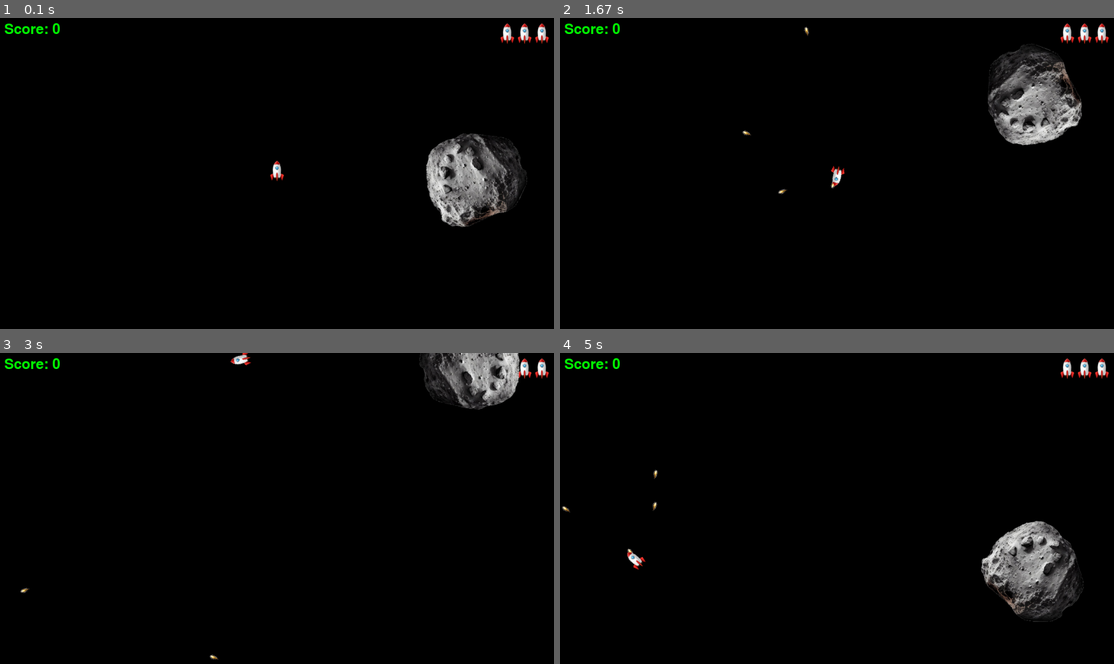
Above: before the commit, frames 1-4 (two rows, left to right).
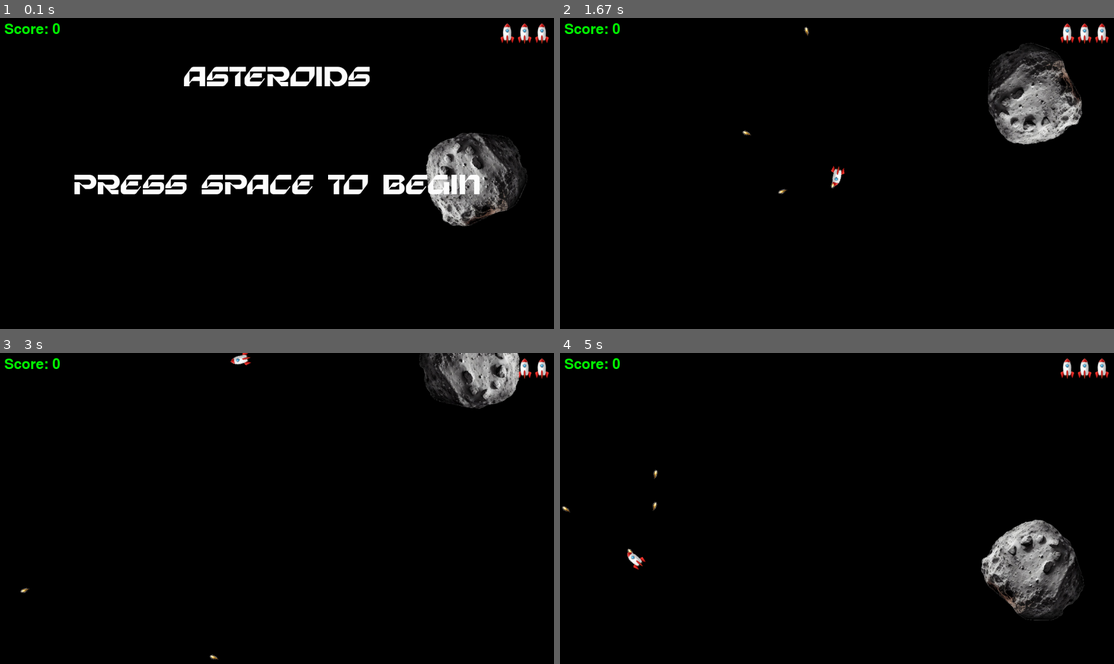
Above: after the commit, the same moments.

Repository: jpickup/PtyhonGameDev
Game: pygame game, started from asteroids/asteroids.py
The game is run twice, just before and just after one commit, with the same random seed, the same clock (stepped at 60 frames per second) and the same inputs.
Inputs:
- Up to frame 1 (0.1 s): no input
- Up to frame 2 (1.67 s): tap Space at 0.33, 0.73, 1.03, 1.3, 1.6 s; hold Left 0.67-1.2 s; hold Left 1.23-1.63 s
- Up to frame 3 (3 s): hold Up 1.67-2.03 s; tap Space at 1.73, 2.13, 2.43, 2.8 s; hold Right 2.07-2.7 s; hold Left from 2.73 s (still down)
- Up to frame 4 (5 s): tap Space at 3.1, 3.3, 3.6, 3.8, 4.13, 4.43, 4.63, 4.93 s; release Left at 3.2 s; hold Right 3.23-3.7 s; hold Up 3.73-4.03 s; hold Right 4.07-4.53 s; hold Left from 4.57 s (still down)

The runs differ from the first frame. In frame 1, 5.0% of the frame differs, in the area x 13-96%, y 15-68%; in frame 2, 1.2%; in frame 3, 0.6%; in frame 4, 1.3%.

Commit message:
alex's version

Diff:
--- /dev/null
+++ b/asteroids/alien.py
@@ -0,0 +1,78 @@
+import pygame, math, image_utils, random
+from alien_bullet import AlienBullet
+
+BULLET_VELOCITY = 5
+
+ufo_image = pygame.image.load("asteroids/assets/UFO.png")
+blank_image = pygame.image.load("asteroids/assets/blank.png")
+
+class Alien(pygame.sprite.Sprite):
+    def __init__(self):
+        super().__init__()
+        self.hit_sound = pygame.mixer.Sound("asteroids/assets/UFO_explosion.mp3")
+        self.hit_sound.set_volume(1)
+        self.visible = False
+        self.screen_width, self.screen_height = pygame.display.Info().current_w, pygame.display.Info().current_h
+        self.velocity = [0, 0]
+        self.pos = [0, 0]
+        self.tick = 0
+        self.start_y = 0
+        self.end_y = 0
+        self.slope = 0
+        self.image = blank_image
+        self.rect = blank_image.get_rect()
+
+    def show(self):
+        self.visible = True
+
+    def hide(self):
+        self.visible = False
+
+    def shoot(self, ship):
+        if self.visible:
+            delta_x = ship.pos[0] - self.pos[0]
+            delta_y = ship.pos[1] - self.pos[1]
+            distance = math.sqrt(delta_x * delta_x + delta_y * delta_y)
+            angle = math.atan(delta_x/delta_y) * 180 / math.pi
+            velocity = [delta_x / distance * BULLET_VELOCITY, delta_y / distance * BULLET_VELOCITY]
+            bullet = AlienBullet(self.pos, angle, velocity)
+            return bullet
+        else:
+            return None
+
+    def new_alien(self):
+        self.tick = 0
+        self.start_y = random.randint(50, self.screen_height - 50)
+        self.end_y = random.randint(50, self.screen_height - 50)
+        self.slope = (self.end_y - self.start_y)/self.screen_width
+        if random.random() > 0.5:
+            self.pos = [1, self.start_y]
+            self.velocity = [2, self.slope]
+        else:
+            self.pos = [self.screen_width - 1, self.start_y]
+            self.velocity = [-2, self.slope]
+        self.show()
+
+    def off_screen(self):
+        return self.pos[0] < 0 or self.pos[0] > self.screen_width or self.pos[1] < 0 or self.pos[1] > self.screen_height
+
+    def update(self):
+        self.tick += 1
+        self.pos = ((self.pos[0] + self.velocity[0]),
+                    (self.start_y + self.tick * self.velocity[1]))
+
+        if self.off_screen():
+            self.hide()
+
+        if self.visible:
+            self.rect = ufo_image.get_rect()
+            self.rect.center = self.pos
+
+            self.image = ufo_image
+        else:
+            self.image = blank_image
+            self.rect = blank_image.get_rect()
+
+    def dead(self):
+        self.hide()
+        self.hit_sound.play()
--- /dev/null
+++ b/asteroids/alien_bullet.py
@@ -0,0 +1,26 @@
+import pygame, image_utils
+
+bullet_image = pygame.image.load("asteroids/assets/alien_bullet.png")
+
+class AlienBullet(pygame.sprite.Sprite):
+    def __init__(self, pos, angle, velocity):
+        super().__init__()
+        self.pos = pos
+        self.angle = angle
+        self.velocity = velocity
+        self.screen_width, self.screen_height = pygame.display.Info().current_w, pygame.display.Info().current_h
+        self.original_image = bullet_image
+        self.image = self.original_image
+        self.rect = self.image.get_rect()
+        w, h = self.original_image.get_size()
+        self.centre = w // 2, h // 2
+
+    def update(self):
+            self.pos = ((self.pos[0] + self.velocity[0]),
+                        (self.pos[1] + self.velocity[1]))
+            # check if we are outside the screen
+            if self.pos[0] < 0 or self.pos[0] > self.screen_width or self.pos[1] < 0 or self.pos[1] > self.screen_height:
+                self.kill()
+            (img, rect) = image_utils.rotate(self.original_image, self.pos, self.centre, -self.angle)
+            self.image = img
+            self.rect = rect
--- a/asteroids/asteroids.py
+++ b/asteroids/asteroids.py
@@ -1,7 +1,9 @@
-import pygame, random, image_utils
+import pygame, random, image_utils, math
 from ship import Ship
 from asteroid import Asteroid
 from lives import Lives
+from menu import Menu
+from alien import Alien
 
 pygame.init()
 
@@ -9,28 +11,42 @@
 WINDOW_WIDTH, WINDOW_HEIGHT = pygame.display.Info().current_w, pygame.display.Info().current_h
 pygame.display.set_caption("Asteroids")
 clock = pygame.time.Clock()
+
 FPS = 60
 RED = (255, 0, 0)
 GREEN = (0, 255, 0)
 BLACK = (0, 0, 0)
 LEVEL_BONUS = 10
-
+ALIEN_BONUS = 5
+ALIEN_FREQUENCY = 10
+ALIEN_BULLET_INTERVAL = 60
+MINIMUM_SPACE_DISTANCE = 200
+INITIAL_POS = (WINDOW_WIDTH//2, WINDOW_HEIGHT//2)
+
+#Mouse cursor invisible
+pygame.mouse.set_visible(False)
+
+#Set starting values
 level = 0
 lives = Lives(display_surface, (WINDOW_WIDTH - 10, 10))
 score = 0
-
+frame = 0
+waiting_to_spawn = True
+
+gameMenu = Menu(display_surface)
+
+#Crash sound effect
+crash_sound = pygame.mixer.Sound("asteroids/assets/Crash.mp3")
+crash_sound.set_volume(1)
+
+pygame.mixer_music.load("asteroids/assets/Flying_saucer.mp3")
+
+#Set font and score text
 font = pygame.font.SysFont('callibri', 48)
 large_font = pygame.font.SysFont('callibri', 60)
 score_text = font.render("Score: " + str(score), True, GREEN, BLACK)
 score_rect = score_text.get_rect()
 score_rect.topleft = (10,10)
-
-game_over_text = large_font.render("GAME OVER", True, RED, BLACK)
-game_over_rect = game_over_text.get_rect()
-game_over_rect.center = (WINDOW_WIDTH // 2, WINDOW_HEIGHT // 2)
-game_over_text2 = font.render("Press space to continue", True, RED, BLACK)
-game_over_rect2 = game_over_text2.get_rect()
-game_over_rect2.center = (WINDOW_WIDTH // 2, WINDOW_HEIGHT // 2 + 40)
 
 def create_asteroids(level):
     ''' create a list of asteroids for the specified level '''
@@ -42,11 +58,13 @@
 
 asteroids_group = create_asteroids(level)
 
-ship = Ship((WINDOW_WIDTH // 2, WINDOW_HEIGHT // 2), level)
+ship = Ship(INITIAL_POS, level)
 ship_group = pygame.sprite.GroupSingle(ship)
+aliens_group = pygame.sprite.Group()
 bullets_group = pygame.sprite.Group()
-
-def ship_asteroid_collision(asteroids, ship_group):
+alien_bullets_group = pygame.sprite.Group()
+
+def has_collided(asteroids, ship_group):
     ''' check if the ship has collided with an asteroid '''
     collisions = pygame.sprite.groupcollide(asteroids, ship_group, False, False, image_utils.intersects)
     collided = False
@@ -54,86 +72,174 @@
         collided = collided or shp
     return collided
 
-def bullet_asteroid_collision(asteroids, bullets):
+def bullet_collision(targets, bullets):
     ''' check if any asteroid has been hit by a bullet, if it has remove the bullet and return the asteroid that has hit '''
-    collisions = pygame.sprite.groupcollide(asteroids, bullets, False, True, image_utils.intersects)
-    for ast, blt in collisions.items():
+    collisions = pygame.sprite.groupcollide(targets, bullets, False, True, image_utils.intersects)
+    for target, blt in collisions.items():
         if blt:
-            return ast
+            return target
     return None
 
+def any_alien_visible():
+    result = False
+    for alien in aliens_group.sprites():
+        result = result or alien.visible
+    return result
+
+def calculate_distance(p1, p2):
+    return math.sqrt((p1[0] - p2[0])**2 + (p1[1] - p2[1])**2)
+
+def closest_to(pos, sprites):
+    result = None
+    for sprite in sprites:
+        distance = calculate_distance(pos, sprite.pos)
+        if result == None or distance < result:
+            result = distance
+    return result
+
+def has_space(pos):
+    closest_asteroid = closest_to(pos, asteroids_group.sprites())
+    closest_alien = closest_to(pos, aliens_group.sprites())
+    closest_bullet = closest_to(pos, alien_bullets_group.sprites())
+    return (closest_asteroid == None or closest_asteroid > MINIMUM_SPACE_DISTANCE) and (closest_alien == None or closest_alien > MINIMUM_SPACE_DISTANCE) and (closest_bullet == None or closest_bullet > MINIMUM_SPACE_DISTANCE)
+
+#Main game loop
 running = True
 while running:
-    clock.tick(FPS)
     for event in pygame.event.get():
-        if (event.type == pygame.QUIT):
+        #Does user want to quit
+        if event.type == pygame.QUIT:
             running = False
-        if (event.type == pygame.KEYDOWN):
-            if (event.key == pygame.K_SPACE):
+        if event.type == pygame.KEYDOWN:
+            gameMenu.key_pressed(event.key)
+            if event.key == pygame.K_UP:
+                ship.start_thrust()
+            if event.key == pygame.K_SPACE:
                 if lives.game_over():
+                    #Reset game
                     lives.reset()
                     level = 0
                     score = 0
                     asteroids_group = create_asteroids(level)
-                    bullets_group = pygame.sprite.Group()
+                    bullets_group.empty()
+                    aliens_group.empty()
+                    alien_bullets_group.empty()
                     ship.set_level(0)
+                    waiting_to_spawn = True
                 else:
                     if ship.visible:
+                        #Shoot bullets
                         bullets_group.add(ship.shoot())
-            if (event.key == pygame.K_ESCAPE):
-                pygame.quit()
+            if event.key == pygame.K_ESCAPE:
+                #Quit game
+                running = False
+
+        if event.type == pygame.KEYUP:
+            if event.key == pygame.K_UP:
+                #Stop thrusting
+                ship.stop_thrust()
 
         keys = pygame.key.get_pressed()
 
-    if (keys[pygame.K_LEFT]):
+    if keys[pygame.K_LEFT]:
+        #Rotate ship left
         ship.turn_left()
-    if (keys[pygame.K_RIGHT]):
+    if keys[pygame.K_RIGHT]:
+        #Rotate ship right
         ship.turn_right()
-    if (keys[pygame.K_UP]):
-        ship.accelerate()
-
-    collided = ship_asteroid_collision(asteroids_group, ship_group)
+
+    #Spaceship and asteroid collide
+    collided = has_collided(asteroids_group, ship_group) or has_collided(aliens_group, ship_group)
     if collided:
+        ship.reset()
         if ship.visible:
             lives.life_lost()
-        ship.reset()
-
-    ast_hit = bullet_asteroid_collision(asteroids_group, bullets_group)
+            waiting_to_spawn = True
+
+    #Player bullet and alien collide
+    alien_shot = bullet_collision(aliens_group, bullets_group)
+    if alien_shot:
+        alien_shot.dead()
+        score += ALIEN_BONUS
+
+    if not any_alien_visible():
+        pygame.mixer.music.stop()
+
+    #Player bullet and asteroid collide
+    ast_hit = bullet_collision(asteroids_group, bullets_group)
     if ast_hit:
+        crash_sound.play()
         score += 1
         asteroids_group.add(ast_hit.break_up())  # add any fragments that the astreoid creates when it's destroyed
-
+        if score % ALIEN_FREQUENCY == 0:
+            alien = Alien()
+            alien.new_alien()
+            aliens_group.add(alien)
+            pygame.mixer.music.play(-1,0,0)
+
+    #Alien bullet and ship collide
+    alien_bullet_ship = bullet_collision(ship_group, alien_bullets_group)
+    if alien_bullet_ship:
+        ship.reset()
+        if ship.visible:
+            lives.life_lost()
+            waiting_to_spawn = True
+
+    #Hide ship if game over
     if lives.game_over() or collided:
         ship.hide()
-    else:
+        alien_bullets_group.empty()
+
+
+    if waiting_to_spawn and has_space(INITIAL_POS):
+        waiting_to_spawn = False
         ship.show()
 
-    # level complete?
+    #Level complete?
     if not asteroids_group:
         level += 1
         score += LEVEL_BONUS
         lives.bonus_life()
         ship.upgrade()
+        lives.level = level
         asteroids_group = create_asteroids(level)
         bullets_group = pygame.sprite.Group()
 
+    if aliens_group and frame % ALIEN_BULLET_INTERVAL == 0:
+        for alien in aliens_group:
+            alien_bullet = alien.shoot(ship)
+            if alien_bullet:
+                alien_bullets_group.add(alien_bullet)
+
     display_surface.fill((0,0,0))
 
+    #Blit text
     score_text = font.render("Score: " + str(score), True, GREEN, BLACK)
     display_surface.blit(score_text, score_rect)
     lives.draw()
 
+
+    #Update asteroids, bullets and ship groups
     asteroids_group.update()
     asteroids_group.draw(display_surface)
-    bullets_group.update()
-    bullets_group.draw(display_surface)
-    ship_group.update()
-    ship_group.draw(display_surface)
-
+    if gameMenu.playing():
+        bullets_group.update()
+        bullets_group.draw(display_surface)
+        ship_group.update()
+        ship_group.draw(display_surface)
+        aliens_group.update()
+        aliens_group.draw(display_surface)
+        alien_bullets_group.update()
+        alien_bullets_group.draw(display_surface)
+
+    #Blit game over text if game is over
     if lives.game_over():
-        display_surface.blit(game_over_text, game_over_rect)
-        display_surface.blit(game_over_text2, game_over_rect2)
+        gameMenu.game_over()
+
+    gameMenu.draw_menu()
 
     pygame.display.update()
+    clock.tick(FPS)
+    frame += 1
 
 pygame.quit()
--- a/asteroids/lives.py
+++ b/asteroids/lives.py
@@ -7,25 +7,45 @@
         self.surface = surface
         self.topright = topright
         self.lives = INITIAL_LIVES
-        self.ship_image = pygame.image.load("asteroids/assets/ship1-64-stop.png")
-        self.ship_rect = self.ship_image.get_rect()
+        self.level = 0
+        self.ship_images = [
+            pygame.image.load("asteroids/assets/ship1-64-stop.png"),
+            pygame.image.load("asteroids/assets/ship2-64-stop.png"),
+            pygame.image.load("asteroids/assets/ship3-64-stop.png")]
+
+        self.die_sound = pygame.mixer.Sound("asteroids/assets/ShipDie.mp3")
+        self.die_sound.set_volume(1)
+
+        self.game_over_sound = pygame.mixer.Sound("asteroids/assets/GameOver.mp3")
+        self.game_over_sound.set_volume(1)
+
+        self.level_up_sound = pygame.mixer.Sound("asteroids/assets/LevelUp.mp3")
+        self.level_up_sound.set_volume(1)
+
 
     def reset(self):
         self.lives = INITIAL_LIVES
+        self.level = 0
 
     def life_lost(self):
         self.lives -= 1
+        if self.game_over():
+            self.game_over_sound.play()
+        else:
+            self.die_sound.play()
 
     def bonus_life(self):
         self.lives += 1
+        self.level_up_sound.play()
 
     def game_over(self):
-        return self.lives < 0
+        return self.lives < 1
 
     def draw(self):
         pos = self.topright
-        rect = self.ship_rect
+        ship_image = self.ship_images[self.level % 3]
+        rect = ship_image.get_rect()
         rect.top = pos[1]
         for i in range(0, self.lives):
             rect.right = pos[0] - (i * (rect.width + 5))
-            self.surface.blit(self.ship_image, rect)
+            self.surface.blit(ship_image, rect)
--- /dev/null
+++ b/asteroids/menu.py
@@ -0,0 +1,60 @@
+import pygame
+from enum import Enum
+
+WHITE = (255, 255, 255)
+
+class GameState(Enum):
+    START = 1
+    PLAYING = 2
+    GAME_OVER = 3
+
+class Menu():
+    def __init__(self, display_surface):
+        self.screen_width, self.screen_height = pygame.display.Info().current_w, pygame.display.Info().current_h
+
+        #Load font
+        self.menu_font = pygame.font.Font('asteroids/assets/Sterion.ttf', 64)
+
+        #Render text
+        self.title_text = self.menu_font.render("ASTEROIDS", True, WHITE)
+        self.start_text = self.menu_font.render("PRESS SPACE TO BEGIN", True, WHITE)
+
+        #Set game over text
+        self.game_over_text = self.menu_font.render("GAME OVER", True, WHITE)
+        self.game_over_rect = self.game_over_text.get_rect()
+        self.game_over_rect.center = (self.screen_width // 2, self.screen_height // 2 - 100)
+        self.game_over_text2 = self.menu_font.render("Press space to continue", True, WHITE)
+        self.game_over_rect2 = self.game_over_text2.get_rect()
+        self.game_over_rect2.center = (self.screen_width // 2, self.screen_height // 2 + 40)
+
+        self.display_surface = display_surface
+
+        self.game_state = GameState.START
+
+    def draw_menu(self):
+        if self.game_state == GameState.START:
+            #Blit text
+            self.display_surface.blit(self.title_text, (self.screen_width//2 - self.title_text.get_width()/2, self.screen_height//2 - 250))
+            self.display_surface.blit(self.start_text, (self.screen_width//2 - self.start_text.get_width()/2, self.screen_height//2))
+
+        if self.game_state == GameState.GAME_OVER:
+            #Blit text
+            self.display_surface.blit(self.game_over_text, self.game_over_rect)
+            self.display_surface.blit(self.game_over_text2, self.game_over_rect2)
+
+    def start_game(self):
+        self.game_state = GameState.PLAYING
+
+    def game_over(self):
+        self.game_state = GameState.GAME_OVER
+
+    def key_pressed(self, key):
+         if key == pygame.K_SPACE:
+            if self.game_state == GameState.START:
+                self.start_game()
+
+            if self.game_state == GameState.GAME_OVER:
+                self.start_game()
+
+    def playing(self):
+        return self.game_state == GameState.PLAYING
--- a/asteroids/ship.py
+++ b/asteroids/ship.py
@@ -1,4 +1,4 @@
-import pygame, random, math, image_utils
+import pygame, math, image_utils
 from bullet import Bullet
 
 ROTATE_SPEED = 3
@@ -37,6 +37,10 @@
         self.initial_pos = pos
         self.pos = pos
         self.visible = True
+        self.laser_sound = pygame.mixer.Sound("asteroids/assets/Laser.mp3")
+        self.laser_sound.set_volume(1)
+        self.thrust_sound = pygame.mixer.Sound("asteroids/assets/Thrust.mp3")
+        self.thrust_sound.set_volume(0.5)
 
     def upgrade(self):
         ''' upgrade to the next level '''
@@ -56,7 +60,7 @@
 
     def reset(self):
         ''' reinitialise back to initial game state: centre of screen with zero velocity '''
-        self.thrust = False
+        self.stop_thrust()
         self.angle = 0
         self.pos = self.initial_pos
         self.velocity = (0, 0)
@@ -69,10 +73,14 @@
         ''' hide the sprite '''
         self.visible = False
 
+    def start_thrust(self):
+        self.thrust = True
+
     def accelerate(self):
         '''
         increase the velocity of the ship in the direction it is facing, limiting the speed to a maximum
         '''
+        self.thrust_sound.play()
         radangle = math.radians(self.angle)
         self.velocity = (self.velocity[0] + math.sin(radangle) * ACCEL,
                          self.velocity[1] - math.cos(radangle) * ACCEL)
@@ -80,15 +88,19 @@
             excess = math.sqrt(self.velocity[0] * self.velocity[0] + (self.velocity[1] * self.velocity[1])) / MAX_VELOCITY
             self.velocity = (self.velocity[0] / excess,
                              self.velocity[1] / excess)
-        self.thrust = True
+
+
+    def stop_thrust(self):
+        self.thrust_sound.stop()
+        self.thrust = False
 
     def update(self):
         if self.visible:
             if self.thrust:
                 self.original_image = ship_images[self.level % 3][0]
+                self.accelerate()
             else:
                 self.original_image = ship_images[self.level % 3][1]
-            self.thrust = False
 
             self.pos = ((self.pos[0] + self.velocity[0]) % self.screen_width,
                         (self.pos[1] + self.velocity[1]) % self.screen_height)
@@ -105,6 +117,7 @@
         shoot a bullet in the direction that the ship is facing with a velcity based on current ship velocity
         returns a bullet sprite
         '''
+        self.laser_sound.play()
         radangle = math.radians(self.angle)
         bullet_velocity = (self.velocity[0] + math.sin(radangle) * BULLET_VELOCITY,
                          self.velocity[1] - math.cos(radangle) * BULLET_VELOCITY)
Binary file added: asteroids/assets/Sterion.ttf
Binary file added: asteroids/assets/UFO.png
Binary file removed: asteroids/assets/bullet4.png
Not shown, added: asteroids/assets/Crash.mp3
Not shown, added: asteroids/assets/Flying_saucer.mp3
Not shown, added: asteroids/assets/GameOver.mp3
Not shown, added: asteroids/assets/Laser.mp3
Not shown, added: asteroids/assets/LevelUp.mp3
Not shown, added: asteroids/assets/ShipDie.mp3
Not shown, changed: asteroids/assets/Space_Battle.mp3
Not shown, added: asteroids/assets/Thrust.mp3
Not shown, added: asteroids/assets/UFO_explosion.mp3
(and 1 more such lines)
